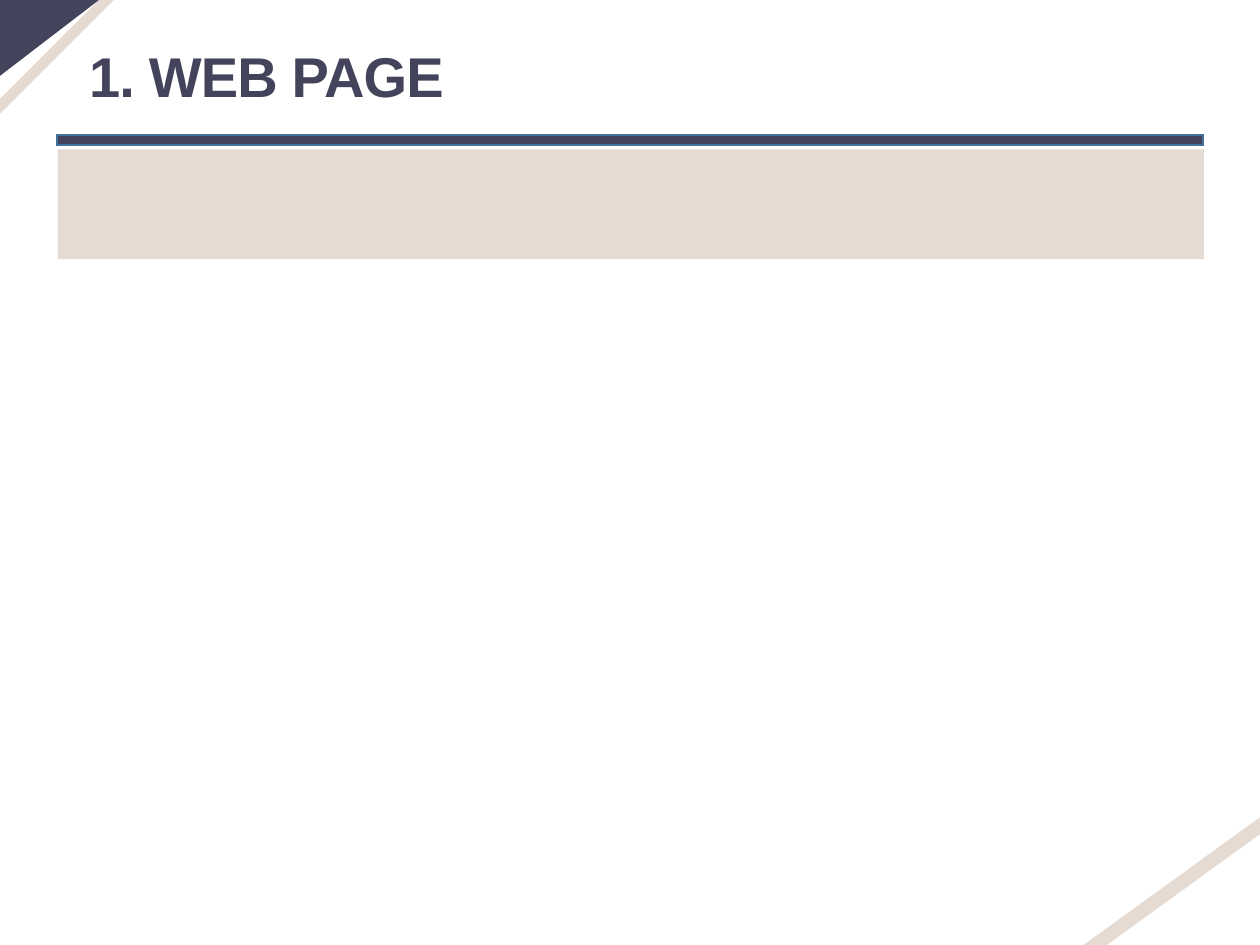
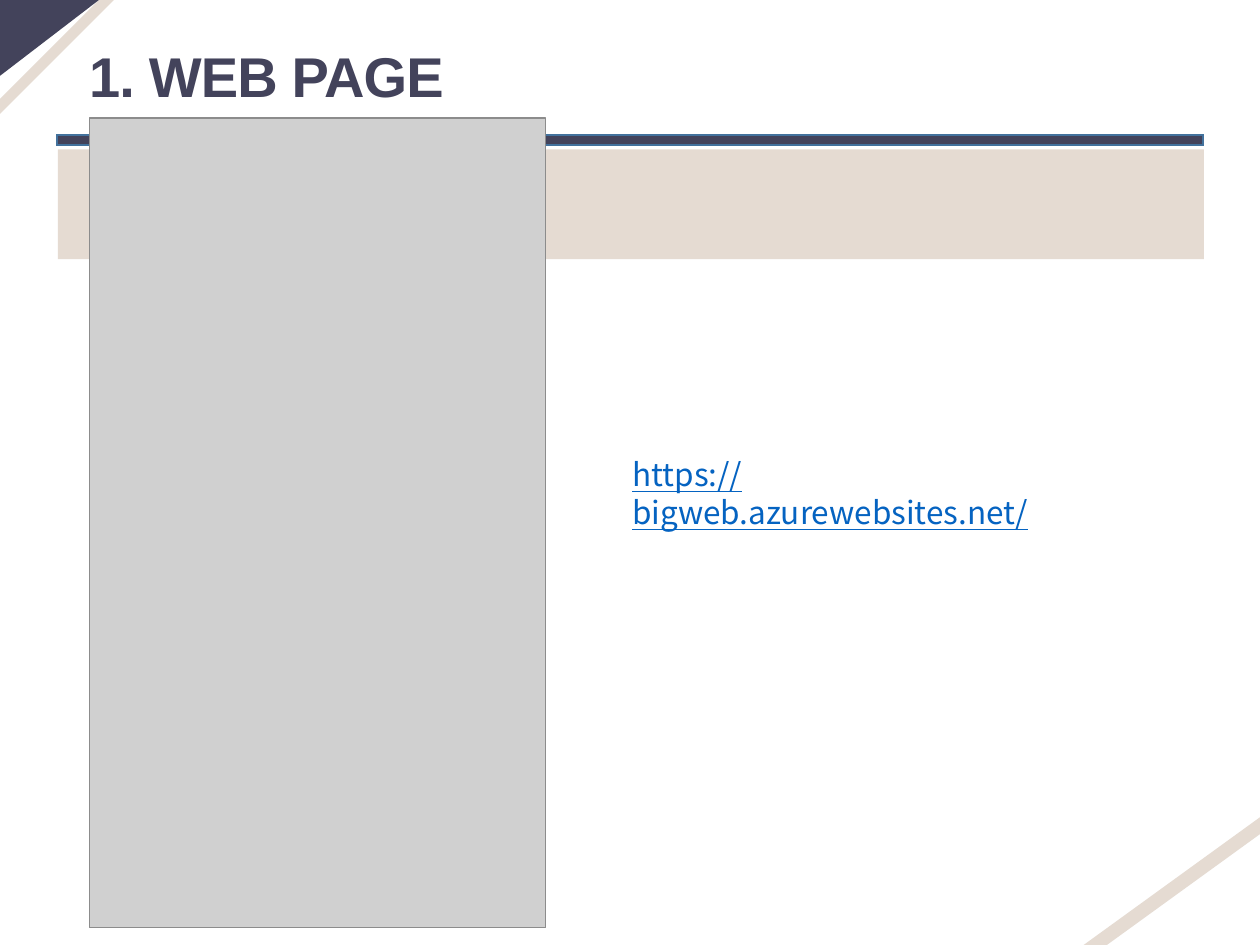
Before and after one commit to mgh3326/Woman_Safe_way_big_data_web_project, a slide deck: slide 19 of 발표/1조 마지막발표.pptx. Drawn at 1260x945 pixels with LibreOffice and Linux fonts; fonts in the diff are those of the drawing; grey boxes stand for pictures. Boxes give left, top, right and bottom in pixels: in the first picture for what was removed or moved away, otherwise in the second. Text is boxed around its words. In the diff, an @@ line names an element or a change of style, - is before the commit and + after.

Commit message:
update

```diff
--- a/발표/1조 마지막발표.pptx
+++ b/발표/1조 마지막발표.pptx
@@ picture added at box(89, 118, 546, 929) @@
@@ text added at box(632, 461, 1028, 532), 18 pt, text #0563C1, underline @@
+https://bigweb.azurewebsites.net/
```
Also in this commit, not shown: 2 other slides changed.
